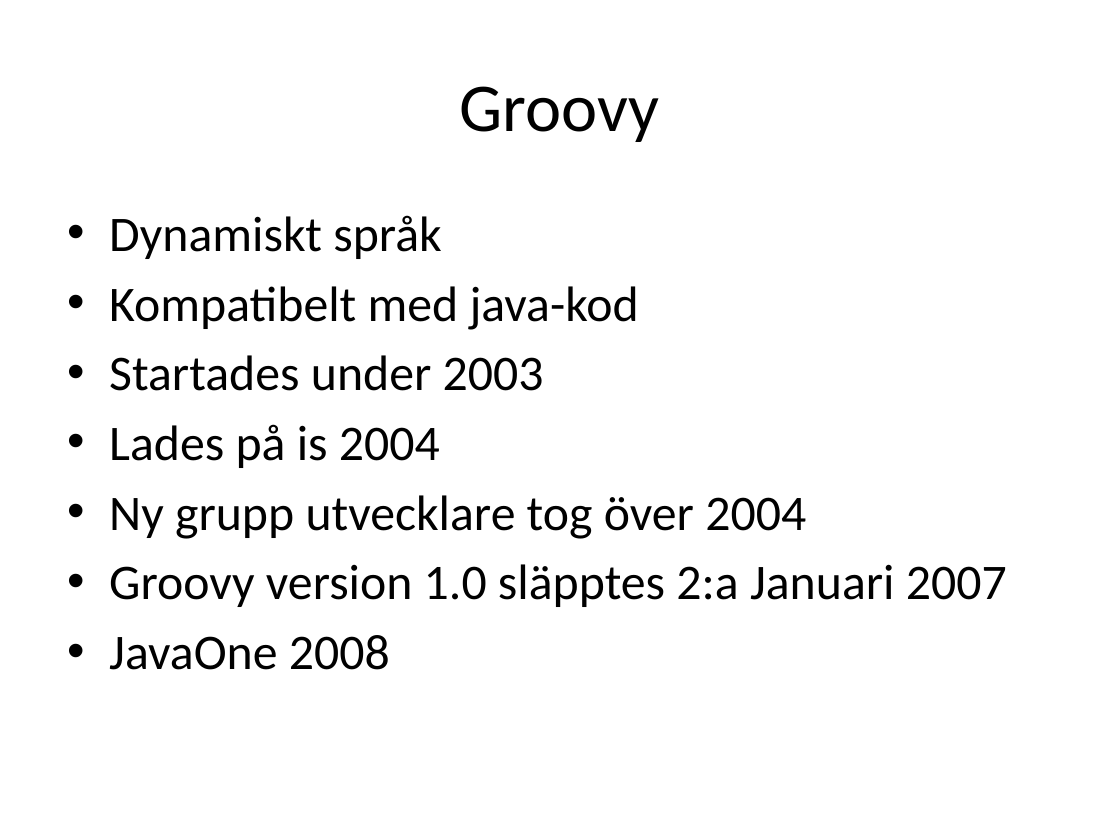
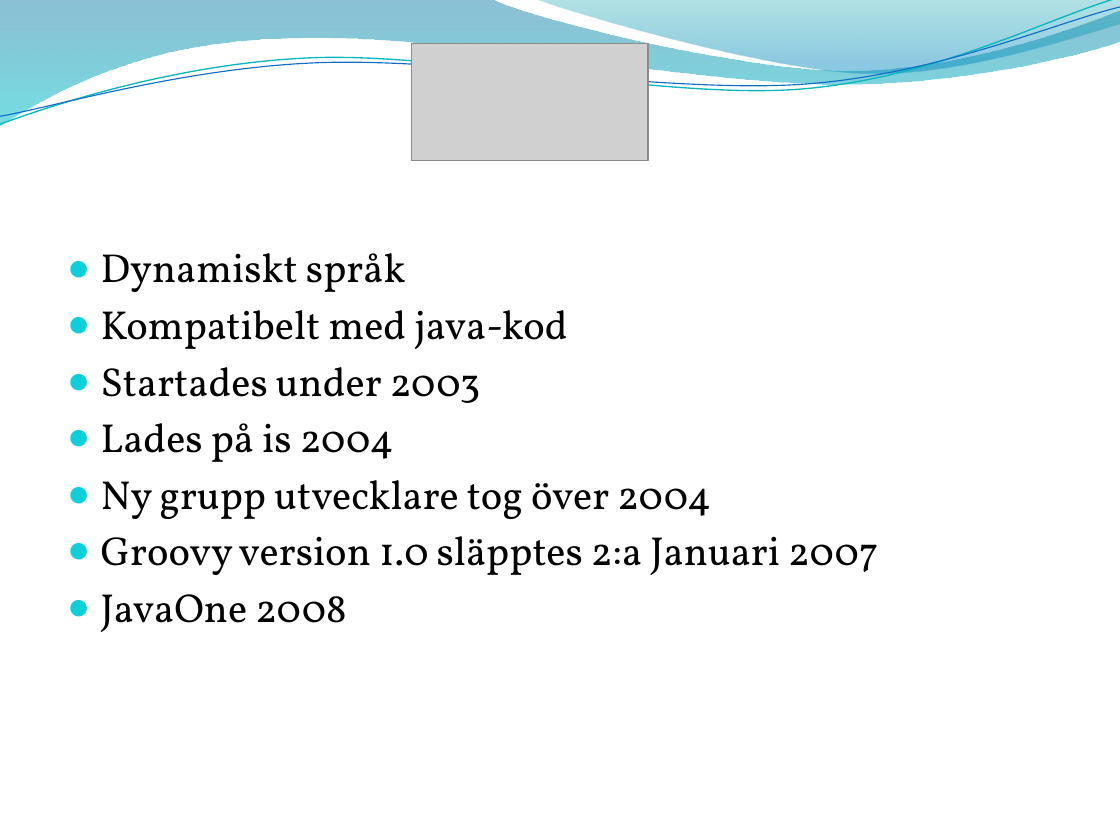
Before and after one commit to me97esn/groovyseminarium, a slide deck: slide 2 of groovyseminarie/dokument/groovyseminarium_source.pptx. Drawn at 1120x840 pixels with LibreOffice and Linux fonts; fonts in the diff are those of the drawing; grey boxes stand for pictures; background and template pictures are left out. Boxes give left, top, right and bottom in pixels: in the first picture for what was removed or moved away, otherwise in the second. Text is boxed around its words. In the diff, an @@ line names an element or a change of style, - is before the commit and + after.

```diff
--- a/groovyseminarie/dokument/groovyseminarium_source.pptx
+++ b/groovyseminarie/dokument/groovyseminarium_source.pptx
@@ freeform shape added at bbox=[0, 0, 1120, 127], fill gradient #0074A1 to #00C6CF @@
@@ freeform shape added at bbox=[0, 0, 1120, 131], outline #0AB8BF 0.85 pt @@
@@ freeform shape added at bbox=[0, 7, 1120, 125], outline #0F6FC6 0.75 pt @@
@@ freeform shape added at bbox=[536, 0, 1120, 77], fill gradient #00A1A9 to #008BBF @@
@@ picture added at bbox=[411, 44, 647, 160] @@
@@ title removed at bbox=[460, 86, 660, 142] @@
-Groovy
@@ text "Dynamiskt språk": place and size @@
-text "Dynamiskt språk" at bbox=[109, 215, 1007, 670]
+text "Dynamiskt språk" at bbox=[101, 253, 878, 632]
@@ text "Dynamiskt språk" at bbox=[101, 253, 878, 632]: size 32 to 26 pt, font Calibri to Vollkorn; bullet • to ●; less space between paragraphs @@
```
Also in this commit, not shown: 56 other slides changed, 3 slides added, 5 slides removed, 3 other files.
